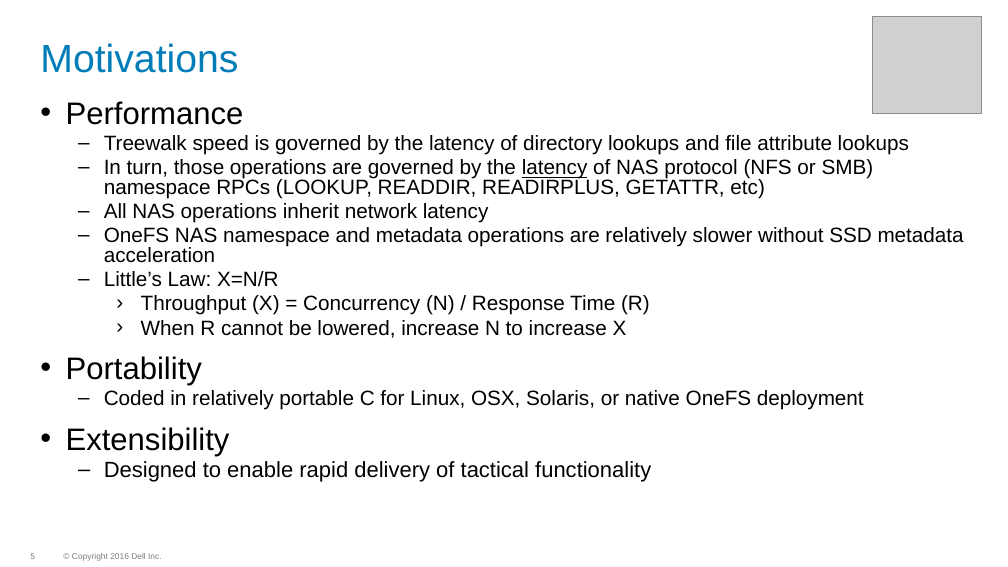
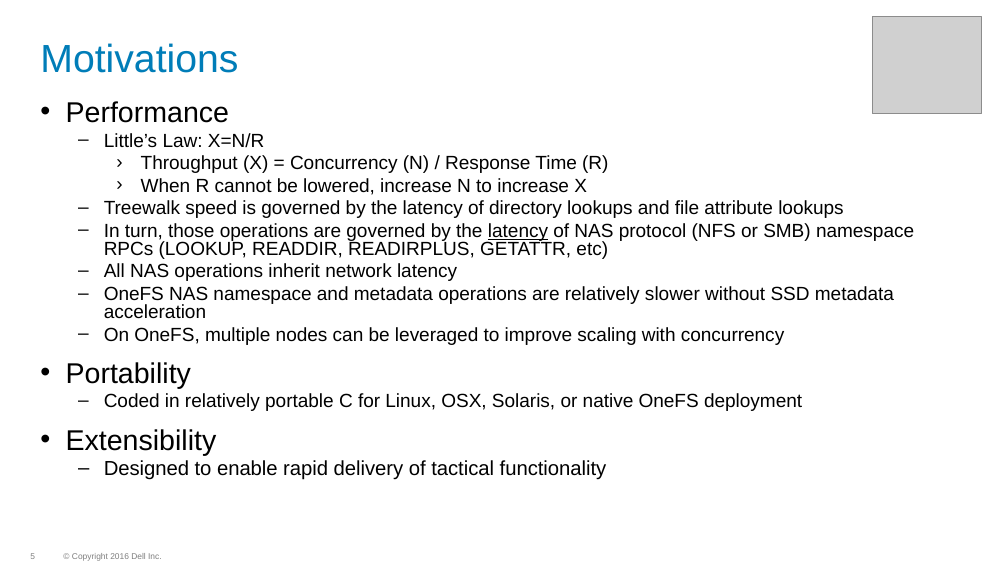
Before and after one commit to WhizBob/pwalk, a slide deck: slide 5 of doc/pwalk_slides.pptx. Drawn at 1008x567 pixels with LibreOffice and Linux fonts; fonts in the diff are those of the drawing; grey boxes stand for pictures; background and template pictures are left out. Boxes give left, top, right and bottom in pixels: in the first picture for what was removed or moved away, otherwise in the second. Text is boxed around its words. In the diff, an @@ line names an element or a change of style, - is before the commit and + after.

```diff
--- a/doc/pwalk_slides.pptx
+++ b/doc/pwalk_slides.pptx
@@ text at box(66, 101, 914, 480): size 22.2 to 20.4 pt in "Performance", "Portability", "Extensibility"; size 14.8 to 13.6 pt in "Treewalk speed is governed by the latency ...", "In turn, those operations are governed by ...", "All NAS operations inherit network latency", "OneFS NAS namespace and metadata operations are ..." and 1 more places; size 15.7 to 14.4 pt in "Designed to enable rapid delivery of tactical ..." @@
@@ text at box(104, 133, 608, 195): paragraphs added @@
+  – Little’s Law: X=N/R
+    › Throughput (X) = Concurrency (N) / Response Time (R)
+    › When R cannot be lowered, increase N to increase X
@@ text at box(104, 327, 784, 345): text changed; size 14.8 to 13.6 pt @@
-  – Little’s Law: X=N/R
-    › Throughput (X) = Concurrency (N) / Response Time (R)
-    › When R cannot be lowered, increase N to increase X
+  – On OneFS, multiple nodes can be leveraged to improve scaling with concurrency
```
Also in this commit, not shown: 17 other slides changed, 8 slides added, 11 other files.
